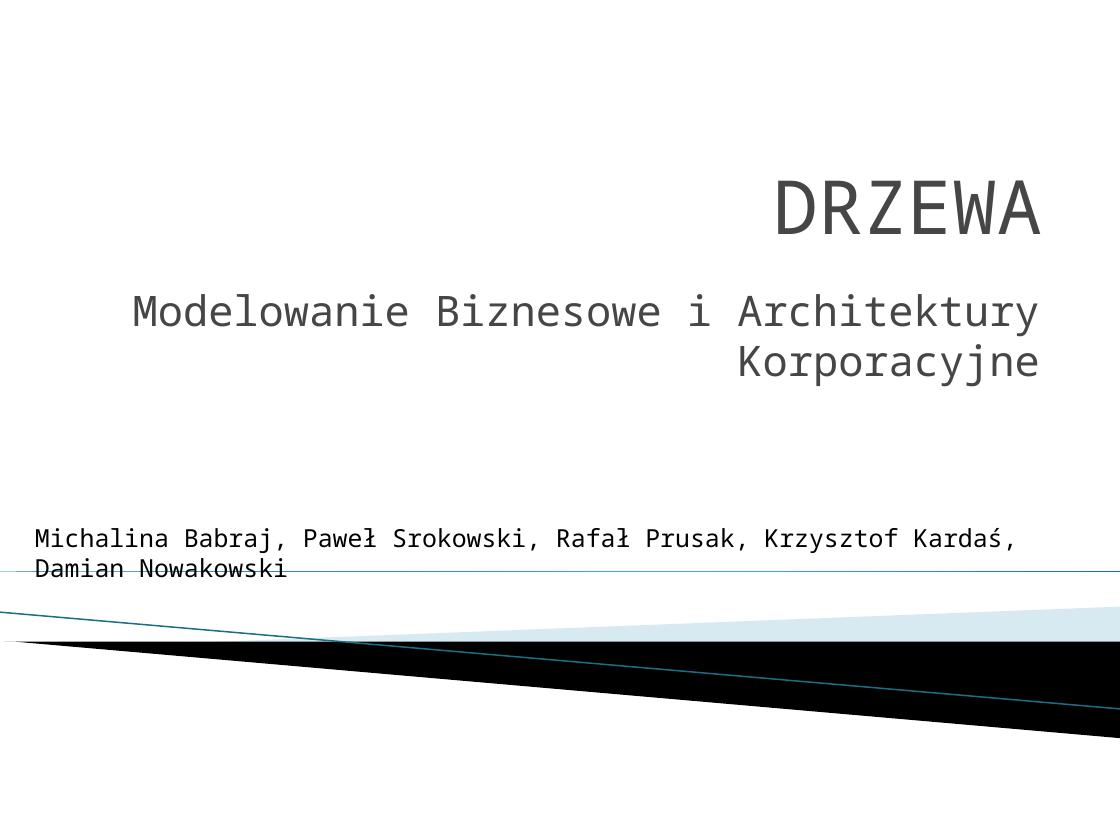
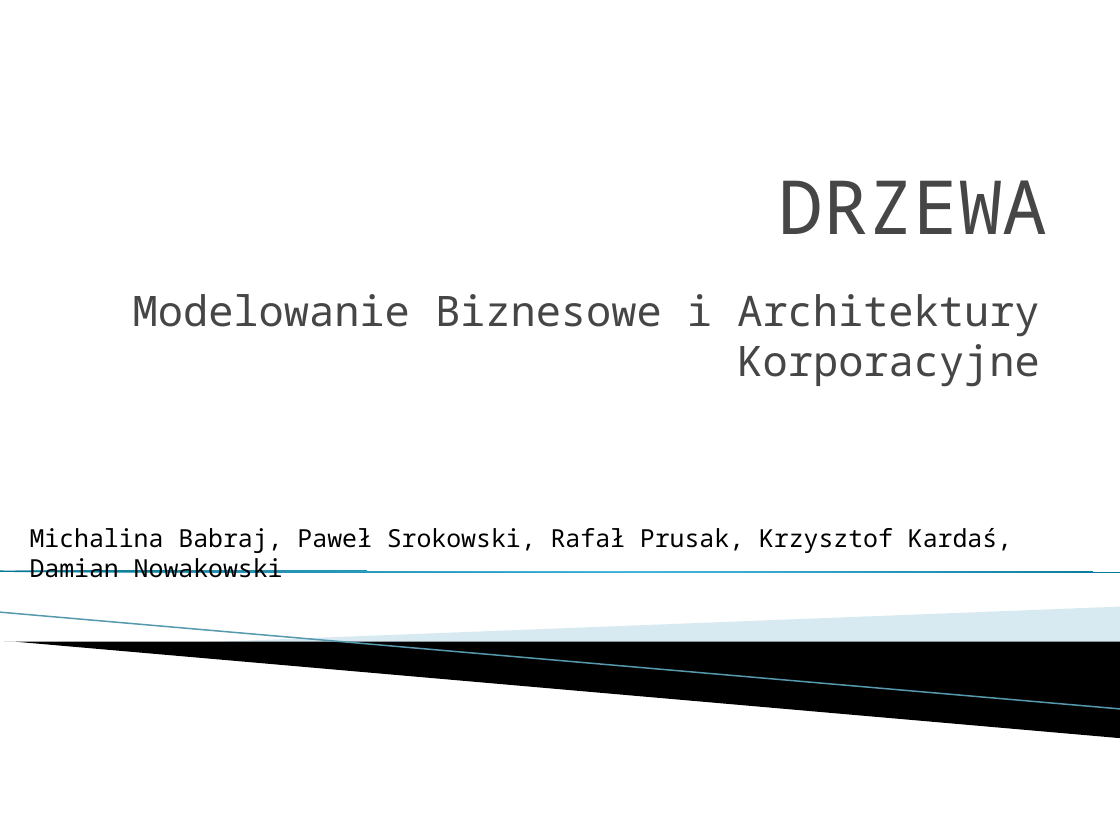
Before and after one commit to rprusak/drzewpol, a slide deck: slide 1 of DRZEWAmbiak.pptx. Drawn at 1120x840 pixels with LibreOffice and Linux fonts; fonts in the diff are those of the drawing; background and template pictures are left out. Boxes give left, top, right and bottom in pixels: in the first picture for what was removed or moved away, otherwise in the second. Text is boxed around its words. In the diff, an @@ line names an element or a change of style, - is before the commit and + after.

```diff
--- a/DRZEWAmbiak.pptx
+++ b/DRZEWAmbiak.pptx
@@ title "DRZEWA": place and size @@
-title "DRZEWA" at (774,180,1043,234)
+title "DRZEWA" at (779,180,1048,234)
@@ text "Michalina Babraj, Paweł Srokowski, Rafał ...": place and size @@
-text "Michalina Babraj, Paweł Srokowski, Rafał ..." at (35,528,1017,578)
+text "Michalina Babraj, Paweł Srokowski, Rafał ..." at (30,528,1012,578)
@@ right triangle removed at (0,571,1120,571) @@
@@ freeform shape added at (0,570,1120,571), fill gradient #007592 to #48BBE0 @@
@@ line (0, 613) - (1120, 709): stroke #97C5D8 0.95 pt to #5699AD 0.95 pt @@
@@ freeform shape at (207,607,1120,666): fill #A0CBDC at 40% opacity to #9DCADC at 40% opacity @@
```
Also in this commit, not shown: 7 other slides changed, 1 slide added, 1 slide removed, 5 other files.
